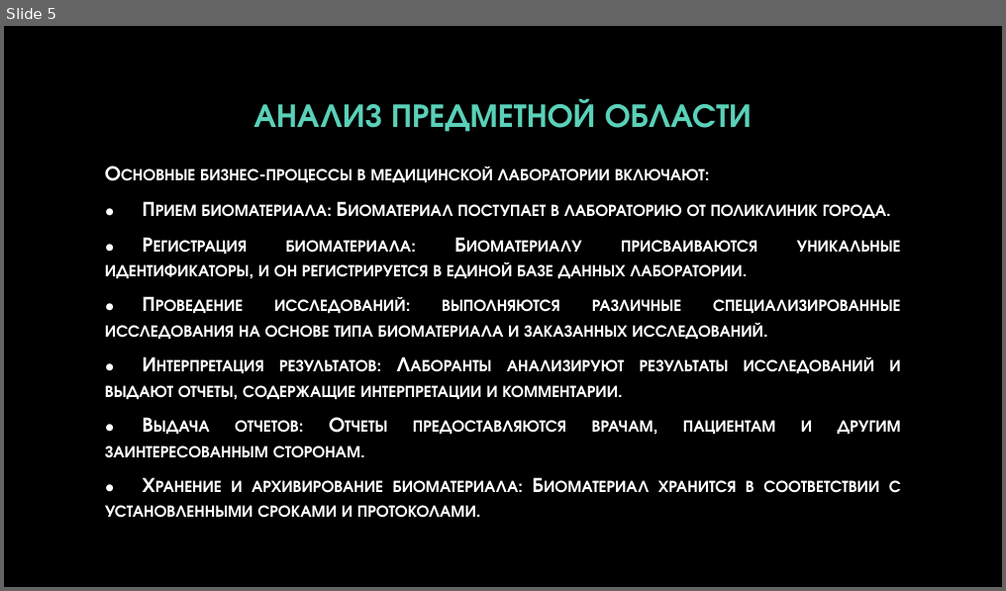
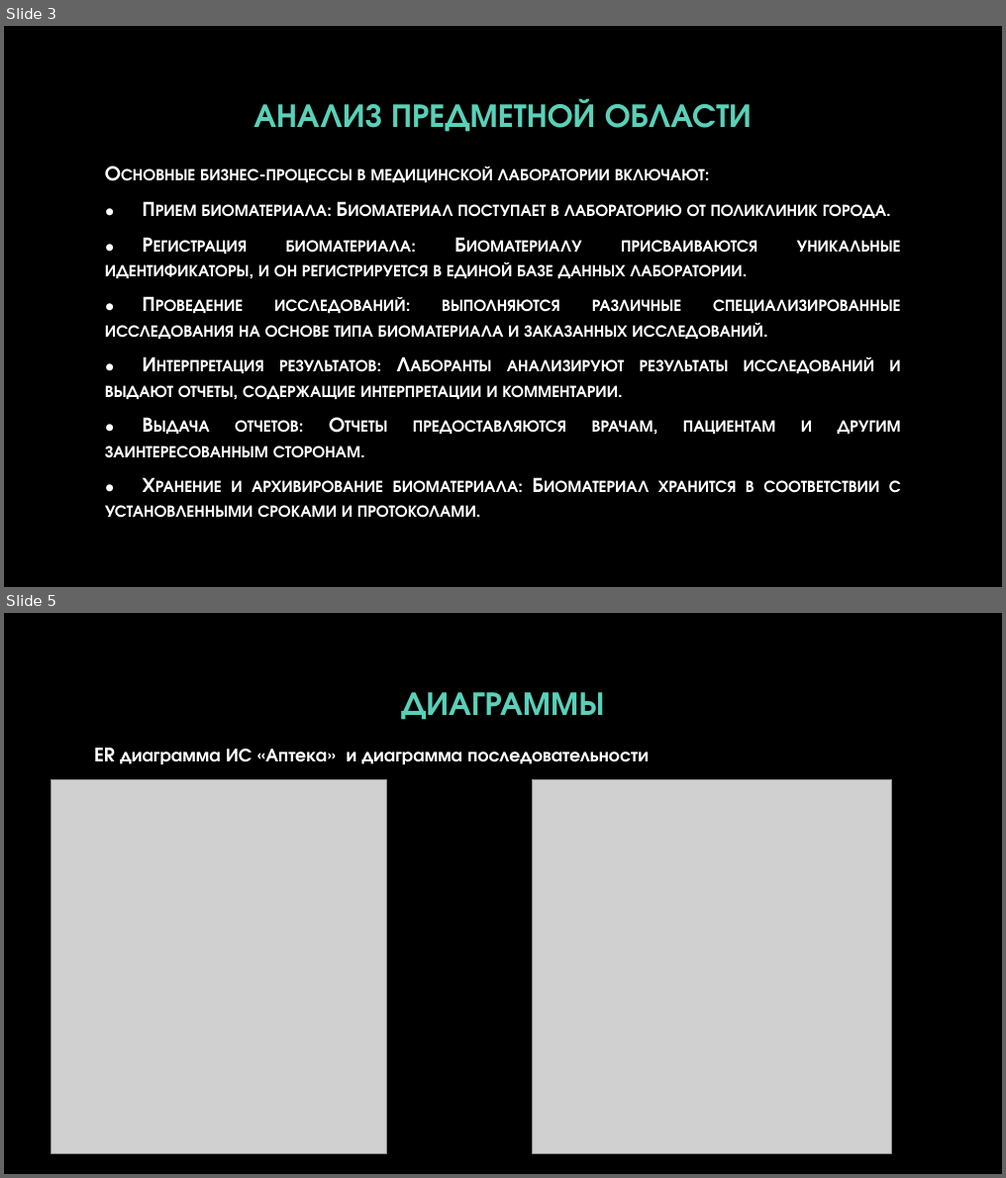
Before and after one commit to HoromiUzumaki/Practice_PM02, a slide deck: отчетная презентация по практике ПМ02.pptx. Shown one above the other, each under a label of ours: slide 5 before the commit, slides 3 and 5 after it; the slides between them are not shown. The pictures are 1006x591 and 1006x1178 pixels, drawn with LibreOffice and Linux fonts; fonts in the diff are those of the drawing; grey boxes stand for pictures; background and template pictures are left out. Boxes give left, top, right and bottom in pixels: in the first picture for what was removed or moved away, otherwise in the second. Text is boxed around its words. In the diff, an @@ line names an element or a change of style, - is before the commit and + after.

```diff
--- a/отчетная презентация по практике ПМ02.pptx
+++ b/отчетная презентация по практике ПМ02.pptx
@@ slide 5 added at [4, 613, 1002, 1174], background picture (left out) @@
@@ title added at [401, 692, 604, 720], 32 pt, text #5AD0B8, bold @@
+ДИАГРАММЫ
@@ text added at [94, 748, 648, 765], 18 pt, text #FFFFFF, bold @@
+ER диаграмма ИС «Аптека» и диаграмма последовательности
@@ picture added at [51, 780, 386, 1154] @@
@@ picture added at [533, 780, 893, 1154] @@
@@ what was slide 5 is now slide 3 @@
```
Also in this commit, not shown: 1 slide changed, 3 other slides added, 7 slides removed, 1 other file.
